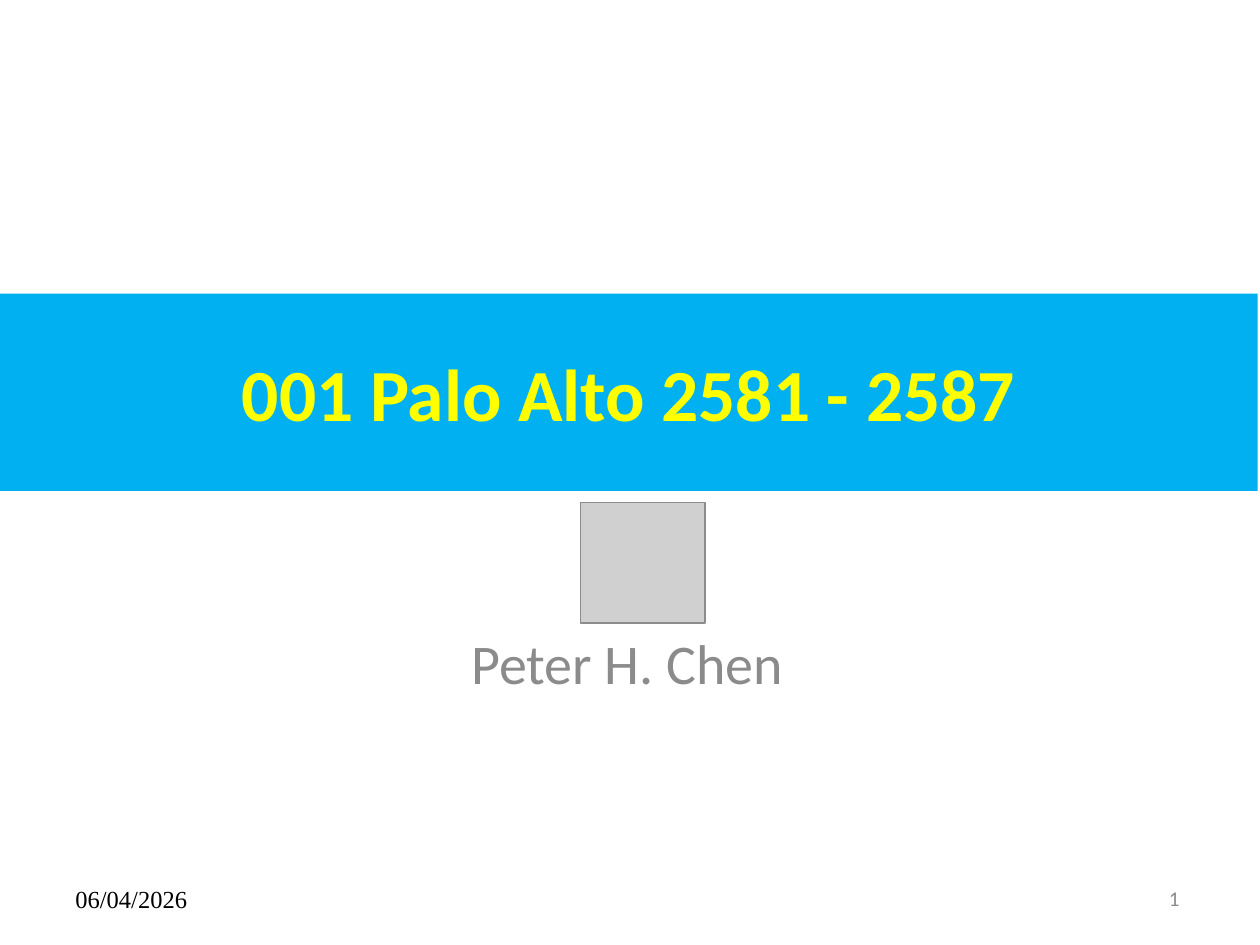
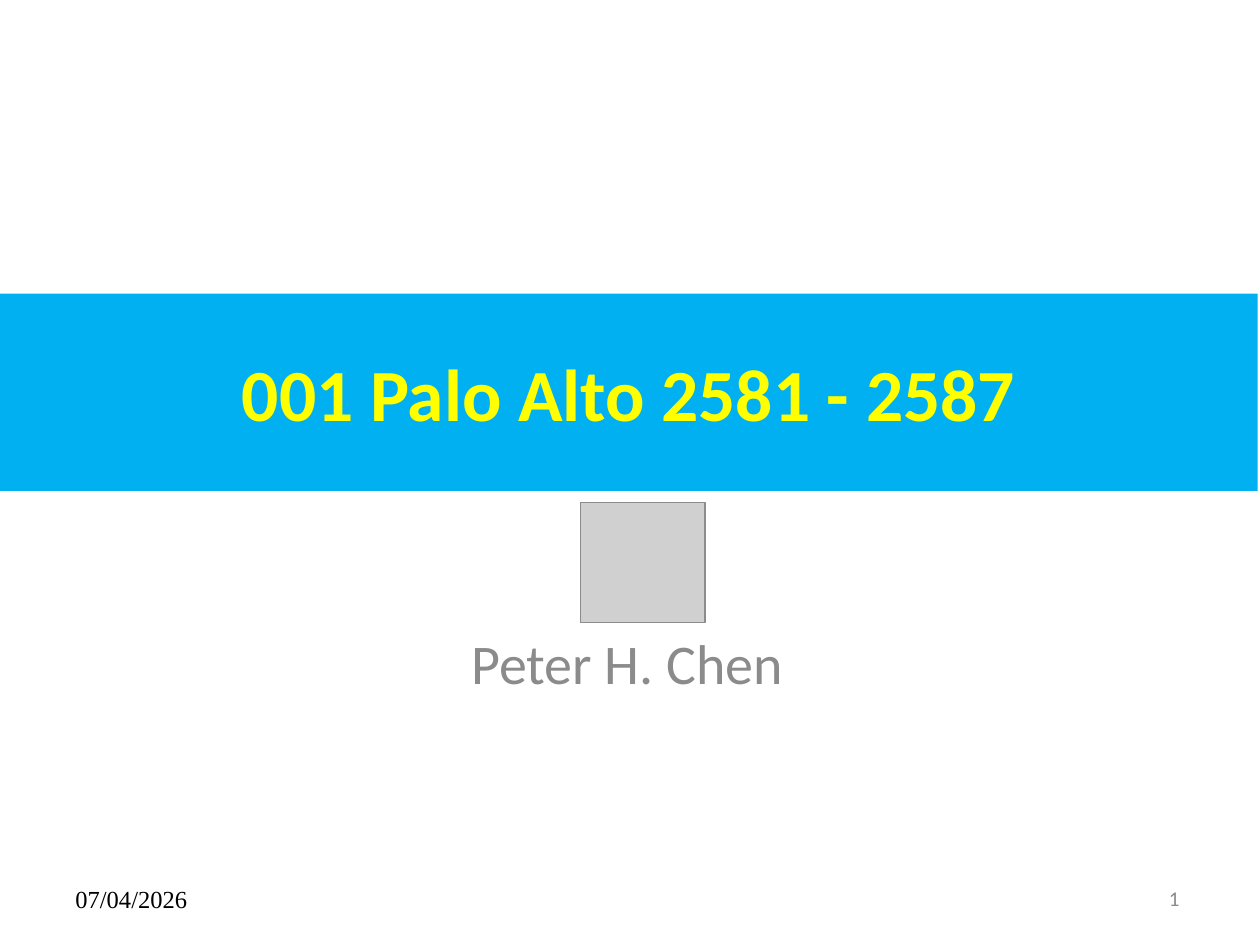
Before and after one commit to peterhchen/1000_Family, a slide deck: slide 1 of Palo_Alto_2581/000_PaloAlto_Shed.pptx. Drawn at 1260x945 pixels with LibreOffice and Linux fonts; fonts in the diff are those of the drawing; grey boxes stand for pictures. Boxes give left, top, right and bottom in pixels: in the first picture for what was removed or moved away, otherwise in the second. Text is boxed around its words. In the diff, an @@ line names an element or a change of style, - is before the commit and + after.

```diff
--- a/Palo_Alto_2581/000_PaloAlto_Shed.pptx
+++ b/Palo_Alto_2581/000_PaloAlto_Shed.pptx
@@ text at [75, 891, 187, 909]: text changed @@
-06/04/2026
+07/04/2026
```
Also in this commit, not shown: 2 other slides changed.
